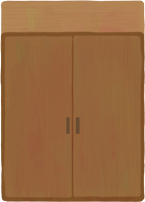
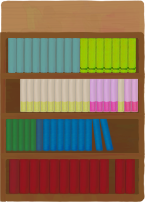
Layer changes from the first 145x202 image to the second:
hid "木目", moved it above "棚板 のコピー 2" over [0, 31, 143, 202]
added layer "棚板 のコピー 2" in group "棚" over [0, 153, 145, 159]
added layer "棚板 のコピー" in group "棚" over [0, 113, 145, 119]
added layer "棚板" in group "棚" over [0, 73, 145, 79]
added group "本" with 14 layers in group "棚" over [6, 38, 138, 195]
added layer "臙脂 のコピー 11" in group "本" over [19, 159, 135, 195]
added layer "みどり のコピー 4" in group "本" over [12, 119, 36, 152]
added layer "ao のコピー 9" in group "本" over [43, 115, 114, 152]
added layer "白 のコピー 17" in group "本" over [26, 77, 138, 113]
added layer "白 のコピー 16" in group "本" over [26, 77, 138, 113]
added layer "白" in group "本" over [20, 77, 27, 113]
added layer "ao" in group "本" over [36, 119, 43, 152]
added layer "みどり" in group "本" over [6, 119, 12, 152]
added layer "mizuiro のコピー 8" in group "本" over [16, 38, 80, 74]
added layer "灰色 のコピー 6" (difference) in group "本" over [80, 38, 136, 74]
added layer "mizuiro のコピー" in group "本" over [8, 38, 16, 74]
added layer "mizuiro" in group "本" over [8, 38, 16, 74]
added layer "臙脂" in group "本" over [9, 159, 19, 195]
added layer "レイヤー 3 2 のコピー 10 (結合)" in group "棚" over [5, 38, 140, 195]
added layer "レイヤー 3 2 のコピー 10" in group "棚" over [5, 159, 140, 195]
painted on "レイヤー 3 2 のコピー 9" over [5, 117, 140, 154]
added layer "レイヤー 3 2 のコピー 8" in group "棚" over [5, 78, 140, 114]
painted on "レイヤー 3 2 のコピー 7" over [2, 35, 143, 198]
added layer "レイヤー 3 2 のコピー 3" in group "棚" over [0, 31, 6, 202]
…and 1 more changes (1 painted)
